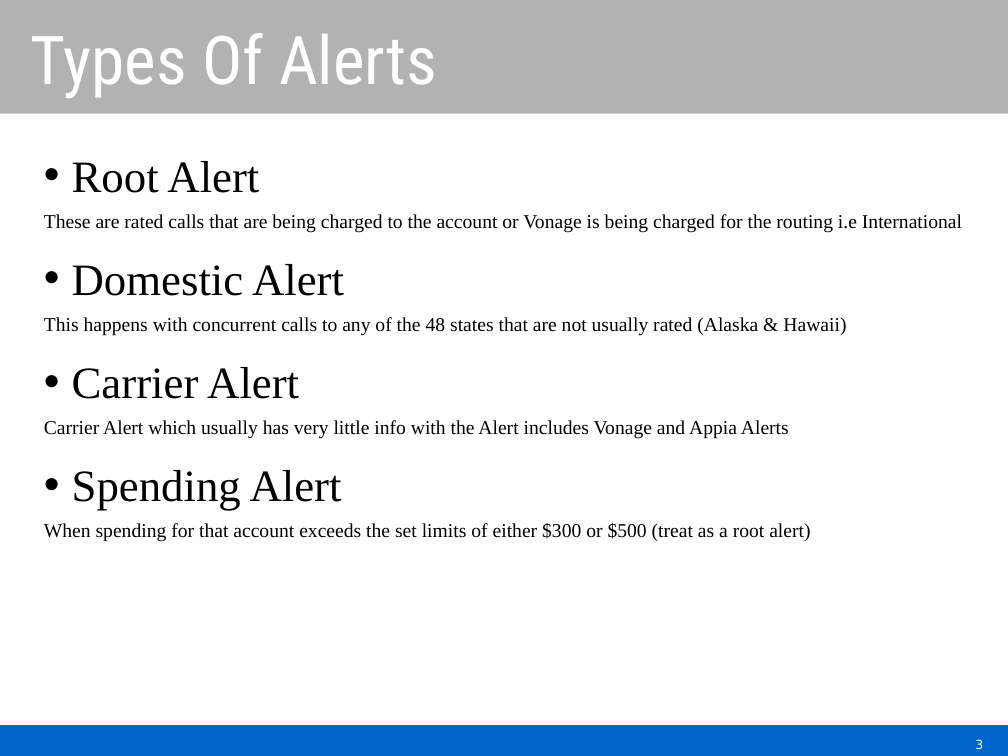
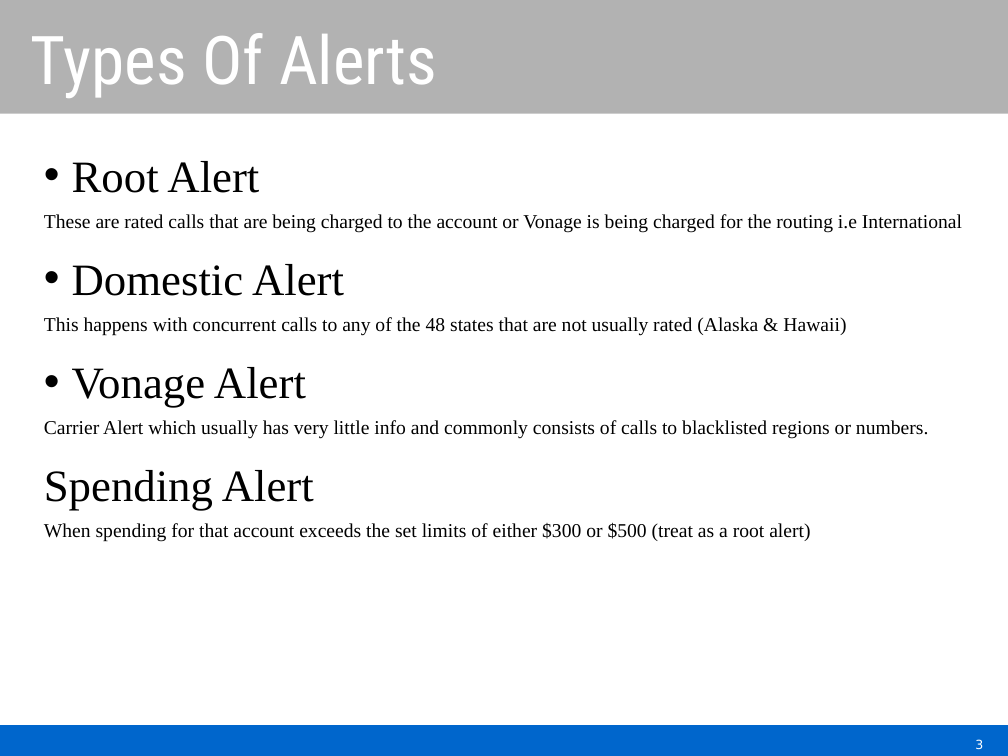
Before and after one commit to tbmillikin/Fraud-Procedures, a slide deck: slide 3 of On-CallFraudProcedures.pptx. Drawn at 1008x756 pixels with LibreOffice and Linux fonts; fonts in the diff are those of the drawing; background and template pictures are left out. Boxes give left, top, right and bottom in pixels: in the first picture for what was removed or moved away, otherwise in the second. Text is boxed around its words. In the diff, an @@ line names an element or a change of style, - is before the commit and + after.

Commit message:
modified alert types

```diff
--- a/On-CallFraudProcedures.pptx
+++ b/On-CallFraudProcedures.pptx
@@ text at (44, 367, 928, 439): text changed @@
-• Carrier Alert
-Carrier Alert which usually has very little info with the Alert includes Vonage and Appia Alerts
+• Vonage Alert
+Carrier Alert which usually has very little info and commonly consists of calls to blacklisted regions or numbers.
@@ text at (44, 470, 314, 511): bullet • to none @@
```
Also in this commit, not shown: 2 other slides changed.
